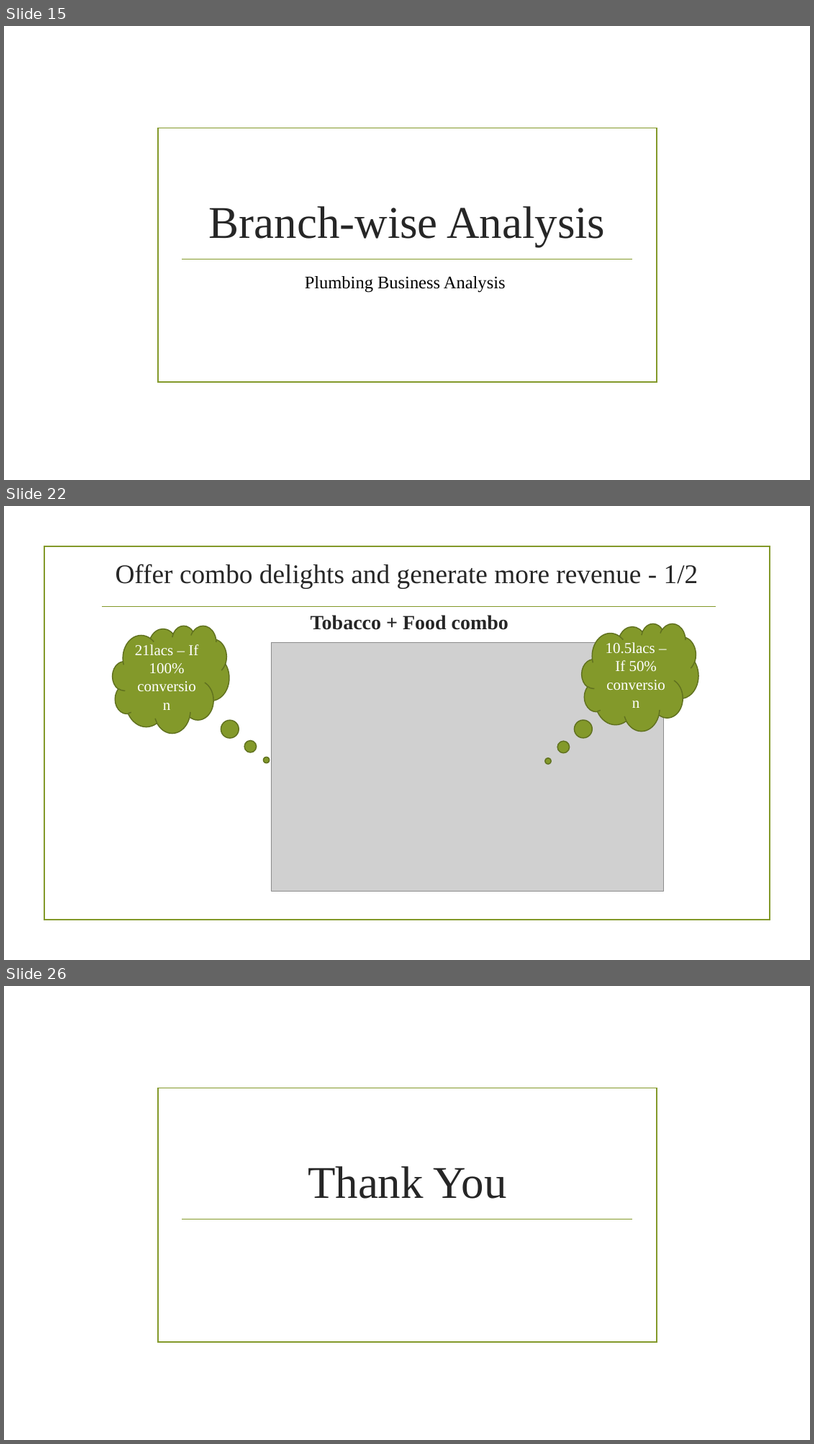
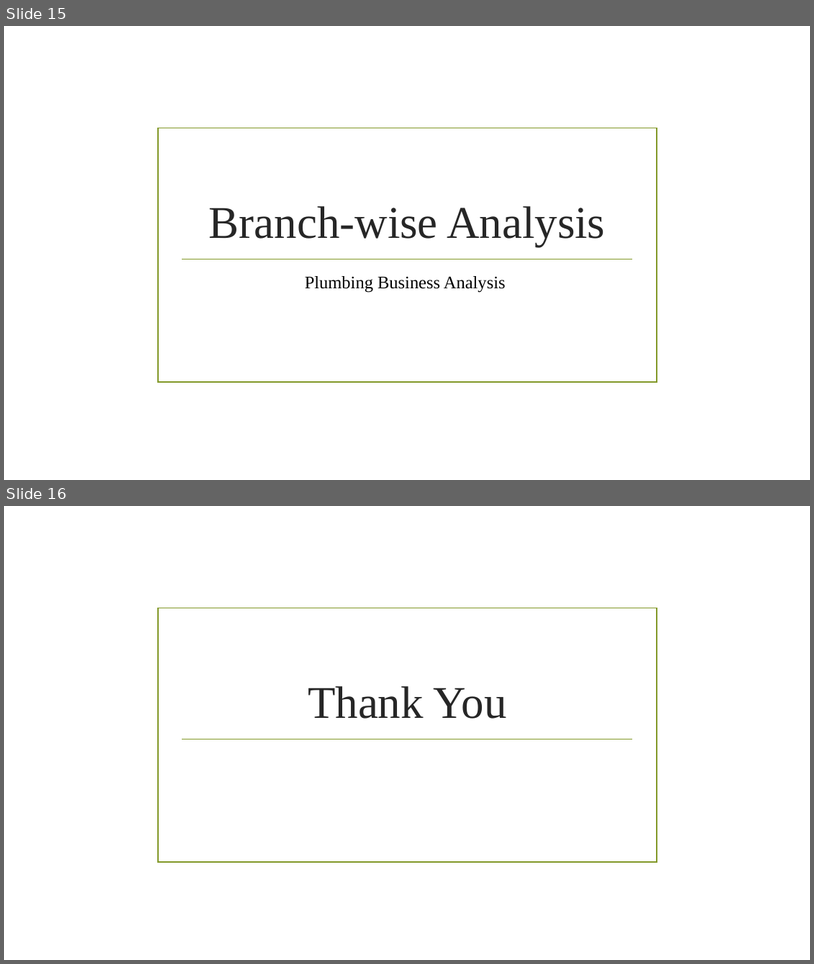
Before and after one commit to bhavsar-dushyant/Target-Marketing-and-Demand-forecasting-Live-data-, a slide deck: Plumbing Business Analysis.pptx. Shown one above the other, each under a label of ours: slides 15, 22 and 26 before the commit, slides 15 and 16 after it; the slides between them are not shown. The pictures are 814x1444 and 814x964 pixels, drawn with LibreOffice and Linux fonts; fonts in the diff are those of the drawing; grey boxes stand for pictures; background and template pictures are left out. Boxes give left, top, right and bottom in pixels: in the first picture for what was removed or moved away, otherwise in the second. Text is boxed around its words. In the diff, an @@ line names an element or a change of style, - is before the commit and + after.

```diff
--- a/Plumbing Business Analysis.pptx
+++ b/Plumbing Business Analysis.pptx
@@ slide 22 removed at <box>4,506,810,960</box>, background picture (left out) @@
@@ rectangle removed at <box>44,546,770,920</box> @@
@@ title removed at <box>116,564,699,588</box> @@
-Offer combo delights and generate more revenue - 1/2
@@ line removed from (102, 606) to (717, 606) @@
@@ thought cloud removed at <box>112,626,229,733</box> @@
-21lacs – If 100% conversion
@@ text removed at <box>311,615,509,630</box> @@
-Tobacco + Food combo
@@ thought cloud removed at <box>582,623,699,731</box> @@
-10.5lacs – If 50% conversion
@@ picture removed at <box>271,642,665,890</box> @@
@@ what was slide 26 is now slide 16 @@
```
Also in this commit, not shown: 9 other slides removed.
